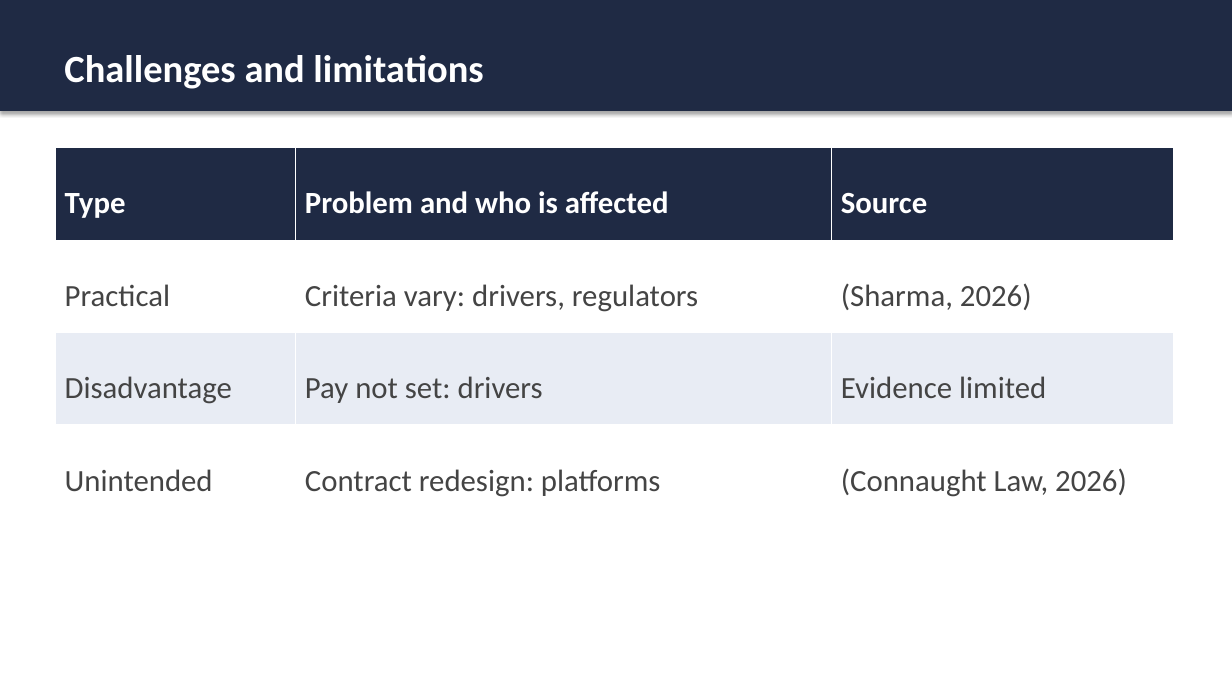
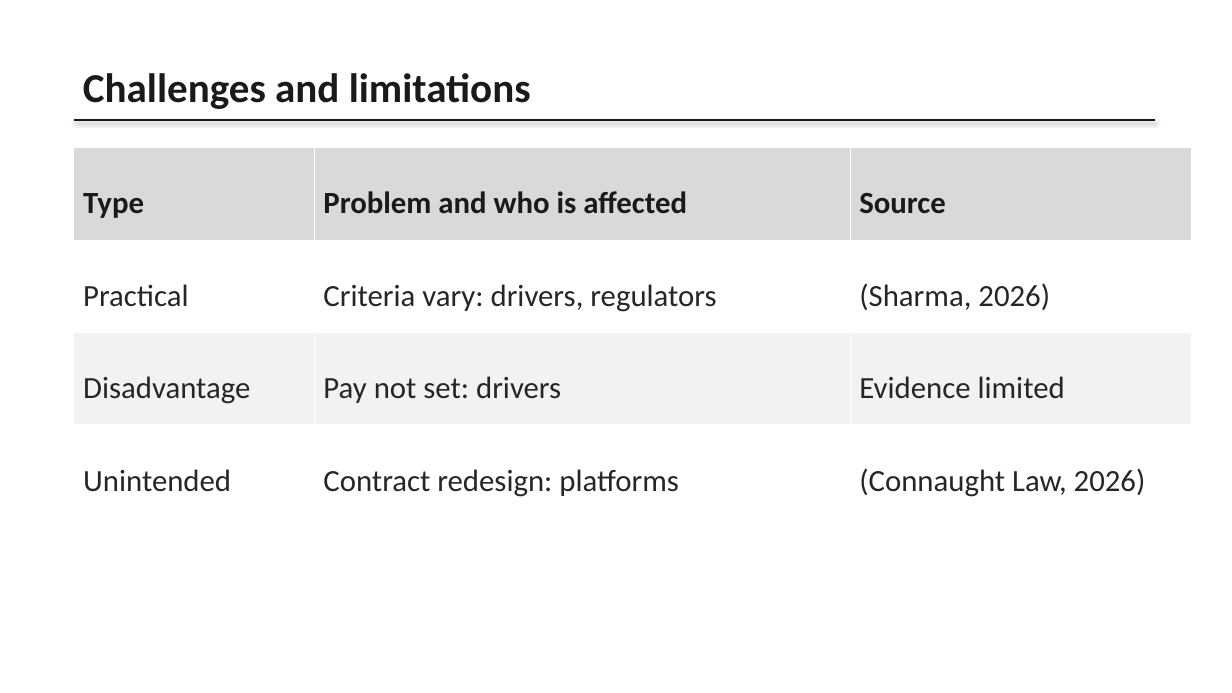
Before and after one commit to karanrg22-svg/skill, a slide deck: slide 7 of Ride-Hailing_Presentation.pptx. Drawn at 1232x693 pixels with LibreOffice and Linux fonts; fonts in the diff are those of the drawing. Boxes give left, top, right and bottom in pixels: in the first picture for what was removed or moved away, otherwise in the second. Text is boxed around its words. In the diff, an @@ line names an element or a change of style, - is before the commit and + after.

```diff
--- a/Ride-Hailing_Presentation.pptx
+++ b/Ride-Hailing_Presentation.pptx
@@ rectangle removed at (0, 0, 1232, 111) @@
@@ text "Challenges and limitations": place and size @@
-text "Challenges and limitations" at (64, 55, 483, 89)
+text "Challenges and limitations" at (83, 73, 531, 109)
@@ text "Challenges and limitations" at (83, 73, 531, 109): size 30 to 32 pt, text colour #FFFFFF to #1A1A1A @@
@@ table at (74, 148, 1192, 518) @@
@@ fill #1F2A44 to #D9D9D9 in row 1 @@
@@ fill #E8ECF4 to #F2F2F2 in row 3 @@
@@ text colour #FFFFFF to #1A1A1A in "Type", "Problem and who is affected", "Source" @@
@@ text colour #444444 to #262626 in "Practical", "Criteria vary: drivers, regulators", "(Sharma, 2026)", "Disadvantage" and 5 more places @@
@@ table: place and size @@
-table at (55, 148, 1174, 518)
+table at (74, 148, 1192, 518)
@@ line added from (74, 120) to (1155, 120), #1A1A1A 1.5 pt @@
```
Also in this commit, not shown: 8 other slides changed.
